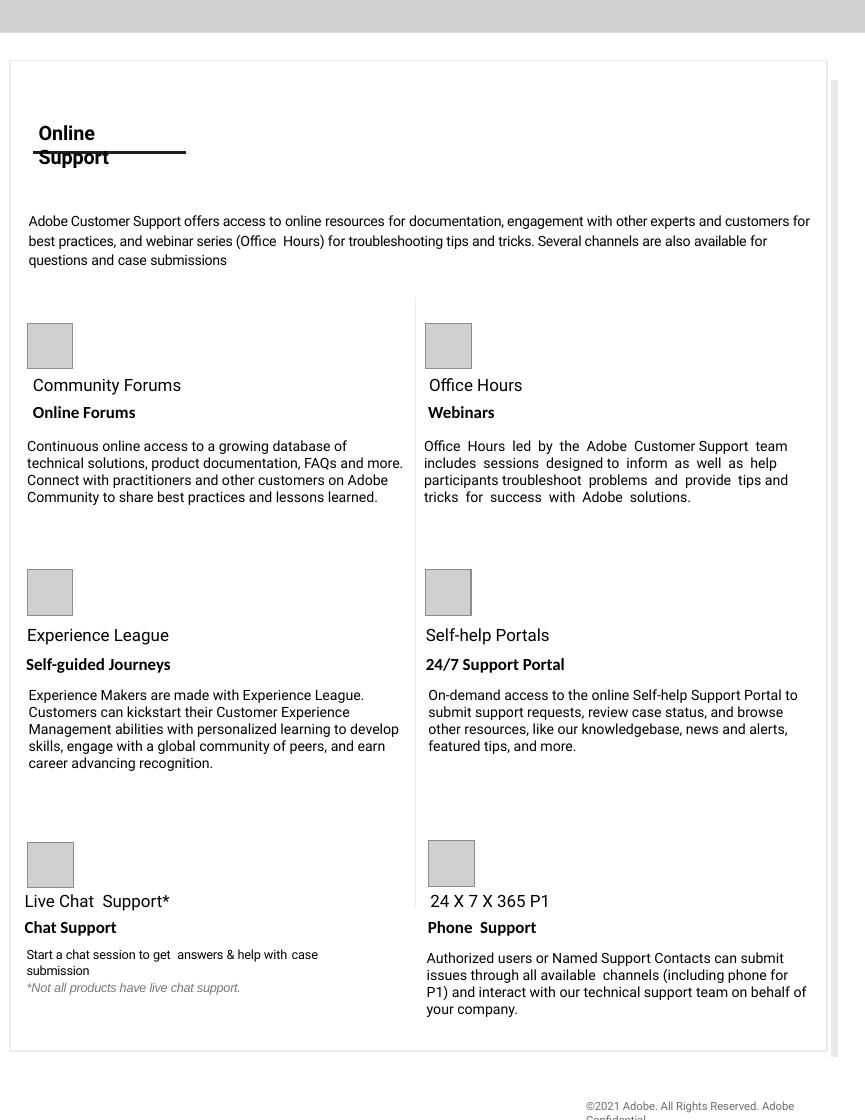
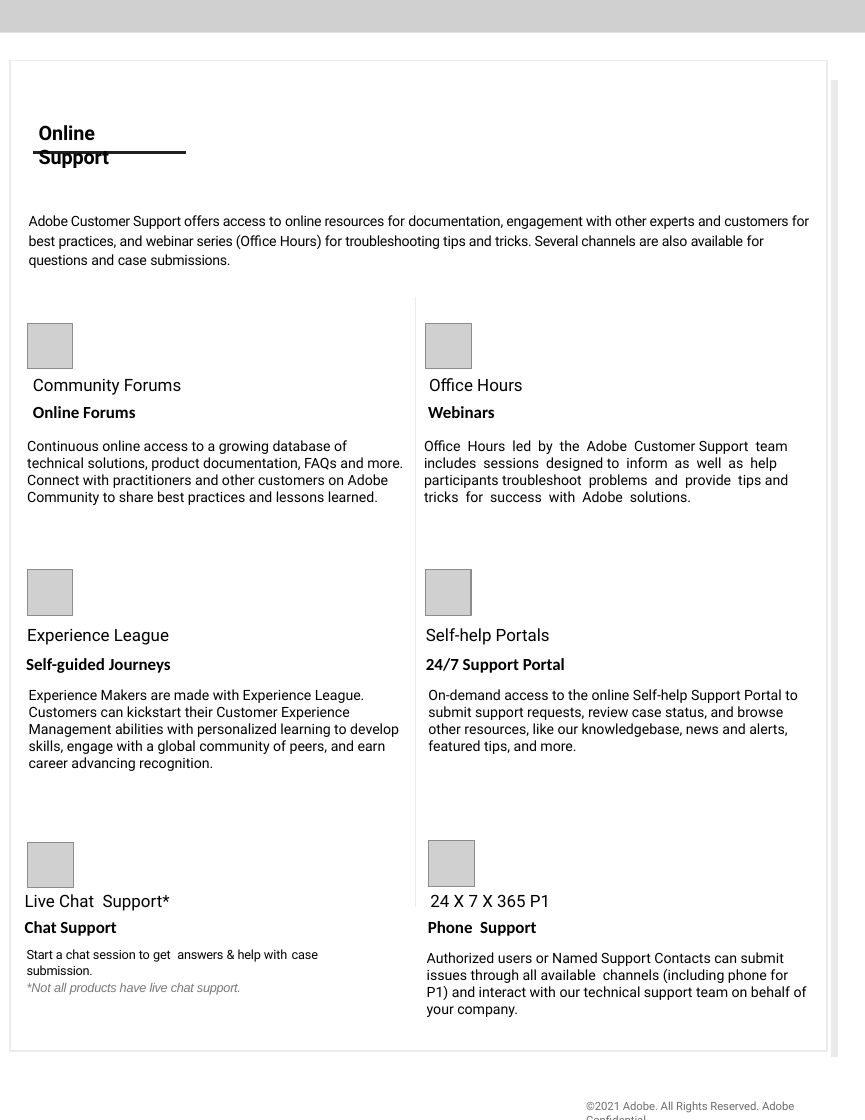
Before and after one commit to isabella232/support-resources.en, a slide deck: slide 2 of help/data-sheets/assets/OnlineSupportDatasheet.pptx. Drawn at 865x1120 pixels with LibreOffice and Linux fonts; fonts in the diff are those of the drawing; grey boxes stand for pictures; background and template pictures are left out. Boxes give left, top, right and bottom in pixels: in the first picture for what was removed or moved away, otherwise in the second. Text is boxed around its words. In the diff, an @@ line names an element or a change of style, - is before the commit and + after.

```diff
--- a/help/data-sheets/assets/OnlineSupportDatasheet.pptx
+++ b/help/data-sheets/assets/OnlineSupportDatasheet.pptx
@@ text at [29, 215, 809, 268]: text changed @@
-Adobe Customer Support offers access to online resources for documentation, engagement with other experts and customers for best practices, and webinar series (Office Hours) for troubleshooting tips and tricks. Several channels are also available for questions and case submissions
+Adobe Customer Support offers access to online resources for documentation, engagement with other experts and customers for best practices, and webinar series (Office Hours) for troubleshooting tips and tricks. Several channels are also available for questions and case submissions.
@@ text at [27, 949, 318, 975]: text changed @@
-Start a chat session to get answers & help with case submission
+Start a chat session to get answers & help with case submission.
```
Also in this commit, not shown: 2 other slides changed, 7 other files.
